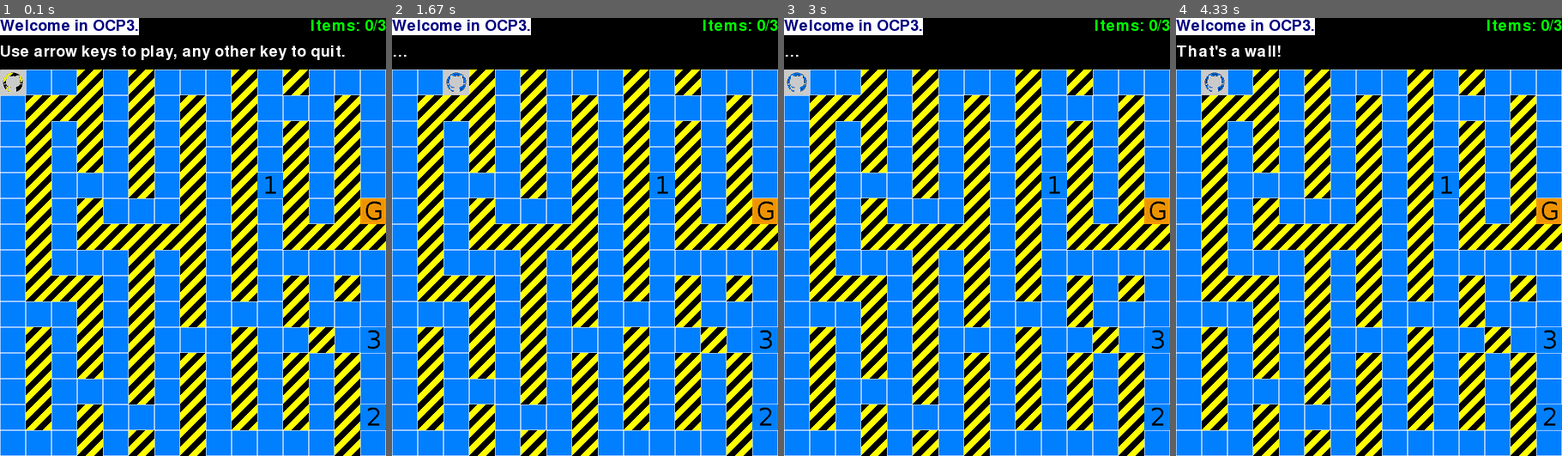
Above: before the commit, frames 1-4 (left to right).
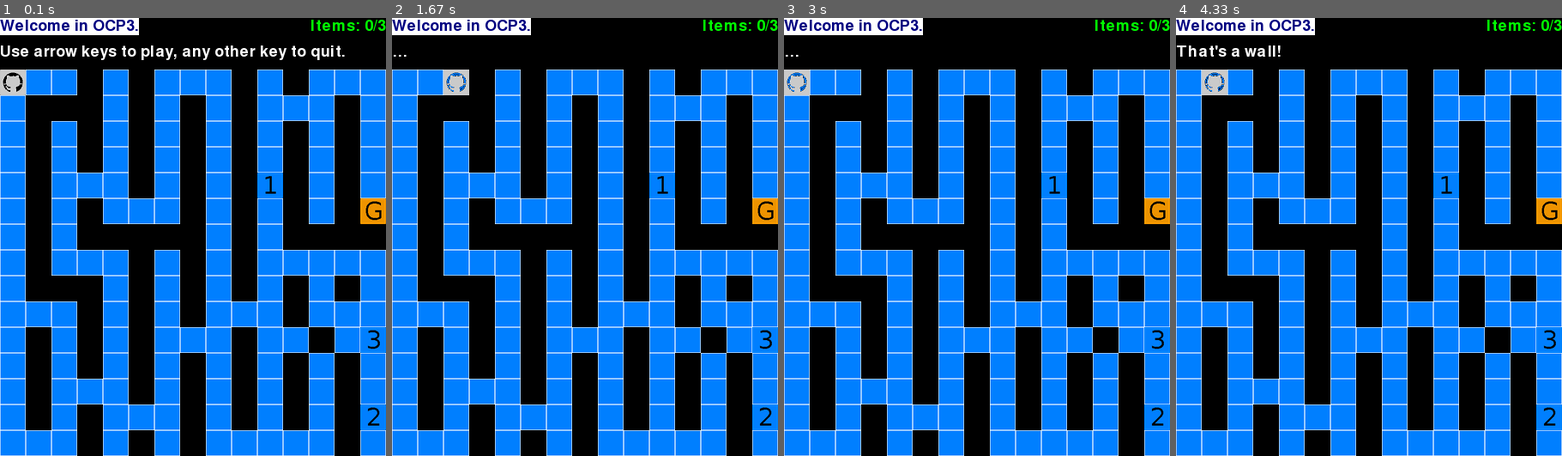
Above: after the commit, the same moments.

Repository: freezed/ocp3
Game: pygame game, started from main.py
Same seed, same stepped clock (60 frames per second), same inputs: the game is played once before the commit and once after it.
Inputs:
- Up to frame 1 (0.1 s): no input
- Up to frame 2 (1.67 s): hold Right 0.33-0.8 s; hold Up 0.83-1.13 s; hold Right 1.17-1.63 s
- Up to frame 3 (3 s): hold Left 1.67-2.2 s; hold Down 2.23-2.53 s; hold Left 2.57-2.97 s
- Up to frame 4 (4.33 s): hold Up 3-3.37 s; hold Right 3.4-4.03 s; hold Down from 4.07 s (still down)

The runs differ from the first frame. In frame 1, 18% of the frame differs, in the area x 0-100%, y 11-100%; in frame 2, 18%; in frame 3, 18%; in frame 4, 18%.

Commit message:
Creates a new object : GraphUI
Manages graphic display with pygame
Move from `func.py`: set_`header()` & `maze_draw()` (renamed `draw()`)
Deletes `Maze.maze_print()` (integrated in `GraphicUI.draw()`)
Removes the background, using only tiles

TODO: Add a floor tile behind player, guard and items

Diff:
--- a/conf.py
+++ b/conf.py
@@ -74,8 +74,8 @@
     :param str kval: key of the value returned
     :param str ksel: key of the selection criteria
     :param str vsel: value of the selection criteria
-    :param bool/int nline: Default False, return value(s) in a list,
-    use a int() to return the `n` value from the list
+    :param bool/int nline: Default False, return value(s) in a generator,
+    use a int() to return the `n` value from a list
 
     """
     try:
@@ -87,49 +87,3 @@
                     if element[ksel] == vsel][nline]
     except IndexError:
         return False
-
-
-def maze_draw(surface, maze_string):
-    """
-    Take a maze string and generate a graphic maze
-
-    :param obj surface: a pygame surface object
-    :param str maze_string: maze modelized in a string
-    """
-    back_tiles = []
-    for cell, element in enumerate(maze_string):
-        img = elmt_val('tile', 'symbol', element, 0)
-
-        if img is False:
-            back_tiles.append(pygame.image.load(UNKNOWN_FILE).convert())
-        else:
-            back_tiles.append(pygame.image.load(img).convert_alpha())
-
-        x = (cell % MAZE_SIZE) * CELL_SIZE
-        y = (cell // MAZE_SIZE) * CELL_SIZE + HEAD_SIZE_H
-        surface.blit(back_tiles[cell], (x, y))
-
-    # Refresh
-    pygame.display.flip()
-
-
-def set_header(surface, messages):
-    """
-    Set the header message on the window
-
-    :param obj surface: surface surfaceect
-    :param list/str messages: list of messages per place
-    """
-    pygame.draw.rect(surface, BLACK, (0, 0, WIN_SIZE_W, HEAD_SIZE_H))
-
-    FONT = pygame.font.Font(None, FONT_SIZE)
-
-    h_title = FONT.render(messages['title'], True, BLUE, WHITE)
-    h_status = FONT.render(messages['status'], True, WHITE, BLACK)
-    h_items = FONT.render(messages['items'], True, GREEN, BLACK)
-
-    h_items_pos = h_items.get_rect(topright=(WIN_SIZE_W, 0))
-
-    surface.blit(h_title, (0, 0))
-    surface.blit(h_status, (0, CELL_SIZE))
-    surface.blit(h_items, h_items_pos)
--- /dev/null
+++ b/gui.py
@@ -0,0 +1,76 @@
+"""
+Author: freezed <freezed@users.noreply.github.com> 2018-04-04
+Version: 0.1
+Licence: `GNU GPL v3` GNU GPL v3: http://www.gnu.org/licenses/
+
+This file is part of [_ocp3_ project](https://github.com/freezed/ocp3)
+"""
+import pygame
+from conf import (
+    BLACK, BLUE, CAPTION, CELL_SIZE, elmt_val, FONT_SIZE, GREEN,
+    HEAD_SIZE_H, MAZE_SIZE, UNKNOWN_FILE, WIN_DIM, WIN_SIZE_W, WHITE
+)
+
+
+
+class GraphUI:
+    """
+    GraphUI
+    """
+
+    def __init__(self):
+        """ Constructor """
+        pygame.init()
+        pygame.time.Clock().tick(25)
+        pygame.display.set_caption(CAPTION)
+        self.SURFACE = pygame.display.set_mode(WIN_DIM)
+        self.FONT = pygame.font.Font(None, FONT_SIZE)
+
+    def blit(self, img_file, position):
+        """
+        Blit an image on display
+
+        :param str img_file:
+        :param tuple position: coordinates in pixels on x/y
+        """
+        self.SURFACE.blit(
+            pygame.image.load(img_file).convert_alpha(), position
+        )
+
+    def draw(self, maze):
+        """
+        Take a maze string and generate a graphic maze
+
+        :param obj maze: a Maze object
+        """
+        for cell, element in enumerate(maze.string.replace('\n', '')):
+            img = elmt_val('tile', 'symbol', element, 0)
+            x = (cell % MAZE_SIZE) * CELL_SIZE
+            y = (cell // MAZE_SIZE) * CELL_SIZE + HEAD_SIZE_H
+
+            if img is False:
+                self.blit(UNKNOWN_FILE, (x, y))
+            else:
+                self.blit(img, (x, y))
+
+        # Refresh
+        pygame.display.flip()
+
+    def set_header(self, messages):
+        """
+        Set the header message on the window
+
+        :param obj surface: surface surfaceect
+        :param list/str messages: list of messages per place
+        """
+        pygame.draw.rect(self.SURFACE, BLACK, (0, 0, WIN_SIZE_W, HEAD_SIZE_H))
+
+        h_title = self.FONT.render(messages['title'], True, BLUE, WHITE)
+        h_status = self.FONT.render(messages['status'], True, WHITE, BLACK)
+        h_items = self.FONT.render(messages['items'], True, GREEN, BLACK)
+
+        h_items_pos = h_items.get_rect(topright=(WIN_SIZE_W, 0))
+
+        self.SURFACE.blit(h_title, (0, 0))
+        self.SURFACE.blit(h_status, (0, CELL_SIZE))
+        self.SURFACE.blit(h_items, h_items_pos)
--- a/main.py
+++ b/main.py
@@ -16,29 +16,24 @@
 )
 from maze import Maze
 from player import Player
-from conf import (
-    BACKGRND_FILE, CAPTION, MAZE_FILE, HEAD_SIZE_H, maze_draw,
-    MSG_END, MSG_QUIT, set_header, WIN_DIM
-)
+from gui import GraphUI
+from conf import MAZE_FILE, MSG_END, MSG_QUIT
 
 GAME_KEYS = [K_UP, K_DOWN, K_RIGHT, K_LEFT]
 last_message = False  # Do not execute last message loop
 
-# initialize maze and player
+# initialize maze with file
 game_maze = Maze(MAZE_FILE)
-macgyver = Player(game_maze)
 
+# Running graphic user interface & initialize player
 if game_maze.status:
-    pygame.init()
-    pygame.time.Clock().tick(25)
-    pygame.display.set_caption(CAPTION)
-    WINDOW = pygame.display.set_mode(WIN_DIM)
-    WINDOW.blit(pygame.image.load(BACKGRND_FILE).convert(), (0, HEAD_SIZE_H))
+    macgyver = Player(game_maze)
+    gui = GraphUI()
 
 # Game loop
 while game_maze.status:
-    set_header(WINDOW, macgyver.status_message)
-    maze_draw(WINDOW, game_maze.maze_print())
+    gui.set_header(macgyver.status_message)
+    gui.draw(game_maze)
     for event in pygame.event.get():
         if event.type == QUIT:
             game_maze.status = False
@@ -56,7 +51,7 @@
 # Allows reading the last_message (won, lost or quit)
 while last_message:
     macgyver.status_message['title'] = MSG_END
-    set_header(WINDOW, macgyver.status_message)
+    gui.set_header(macgyver.status_message)
     pygame.display.flip()
     for event in pygame.event.get():
         if event.type == KEYDOWN:
--- a/maze.py
+++ b/maze.py
@@ -95,10 +95,6 @@
         else:
             return line
 
-    def maze_print(self):
-        """ Return a string of the maze state """
-        return self.string.replace('\n', '')
-
     def set_symbol(self, symbol, pos):
         """
         Set an symbol on the maze
--- a/player.py
+++ b/player.py
@@ -5,7 +5,10 @@
 
 This file is part of [_ocp3_ project](https://github.com/freezed/ocp3)
 """
-from conf import elmt_val, MSG_COLLECT, MSG_LOSER, MSG_OK, MSG_WALL, MSG_WINNER, HEAD_MESSAGES
+from conf import (
+    elmt_val, MSG_COLLECT, MSG_LOSER, MSG_OK, MSG_WALL, MSG_WINNER,
+    HEAD_MESSAGES
+)
 from pygame.locals import K_UP, K_DOWN, K_RIGHT, K_LEFT
 
 
@@ -17,7 +20,9 @@
     def __init__(self, maze):
         """ Constructor """
         self.maze = maze
-        self.position = maze.string.find(elmt_val('symbol', 'name', 'player', 0))
+        self.position = maze.string.find(
+            elmt_val('symbol', 'name', 'player', 0)
+        )
         # Element under player, default 'void'
         self.ground = elmt_val('symbol', 'name', 'void', 0)
 
@@ -58,7 +63,8 @@
         """
         Next position treatment
 
-        For each movement, it checks the next symbol on the maze and apply the corresponding rule:
+        For each movement, it checks the next symbol on the maze and
+        apply the corresponding rule:
         - set the new position
         - updates messages
         - collect item (if any)
@@ -97,7 +103,8 @@
                 self.maze.status = False
 
                 # all 'item' are collected : player wins
-                if sorted(self.stock) == sorted(elmt_val('name', 'item', True)):
+                if sorted(self.stock) == sorted(
+                        elmt_val('name', 'item', True)):
                     self.status_message['status'] = MSG_WINNER
 
                 # player lose
@@ -117,4 +124,6 @@
             self.status_message['status'] = MSG_WALL
 
         # Sets the player's new position
-        self.maze.set_symbol(elmt_val('symbol', 'name', 'player', 0), self.position)
+        self.maze.set_symbol(
+            elmt_val('symbol', 'name', 'player', 0), self.position
+        )
